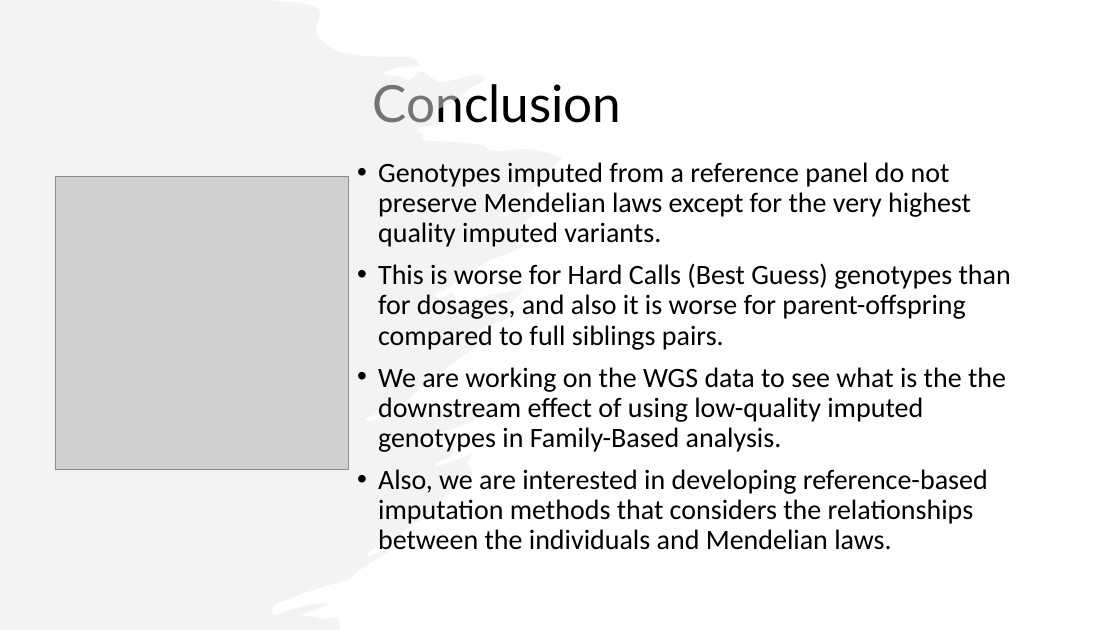
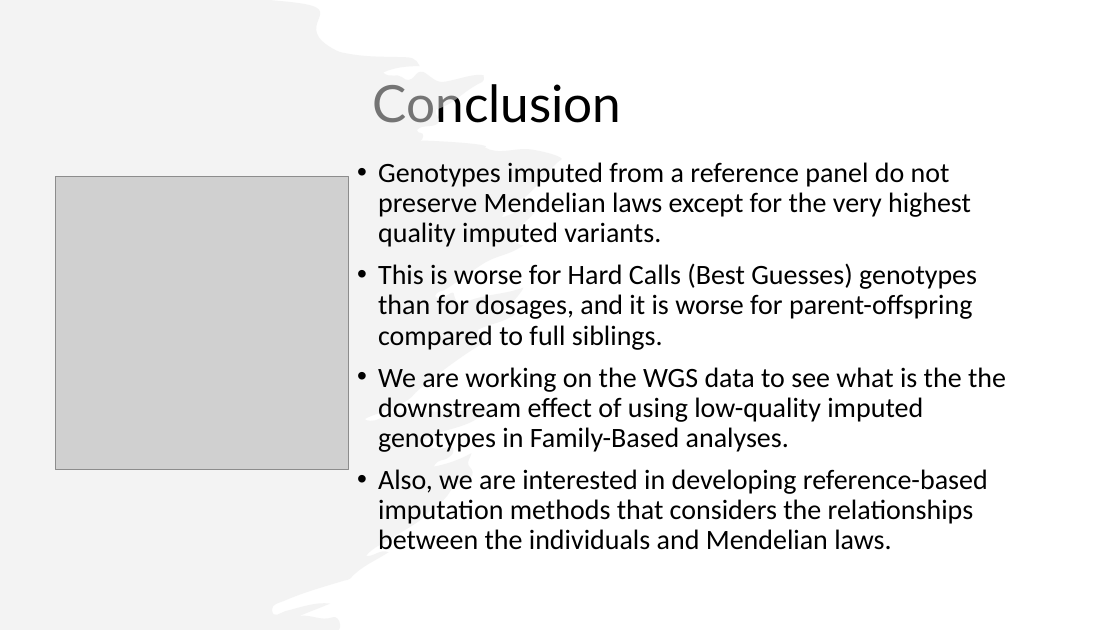
Before and after one commit to imahdimir/18A241013_impact_of_imputation_quality_IGSS_Talk_Oct24_Stanford, a slide deck: slide 14 of v4_IGSS_2_new plots/v4.pptx (slide 11 before the commit). Drawn at 1120x630 pixels with LibreOffice and Linux fonts; fonts in the diff are those of the drawing; grey boxes stand for pictures. Boxes give left, top, right and bottom in pixels: in the first picture for what was removed or moved away, otherwise in the second. Text is boxed around its words. In the diff, an @@ line names an element or a change of style, - is before the commit and + after.

```diff
--- a/v4_IGSS_2_new plots/v4.pptx
+++ b/v4_IGSS_2_new plots/v4.pptx
@@ text at (378, 263, 1006, 452): text changed @@
-• This is worse for Hard Calls (Best Guess) genotypes than for dosages, and also it is worse for parent-offspring compared to full siblings pairs.
-• We are working on the WGS data to see what is the the downstream effect of using low-quality imputed genotypes in Family-Based analysis.
+• This is worse for Hard Calls (Best Guesses) genotypes than for dosages, and it is worse for parent-offspring compared to full siblings.
+• We are working on the WGS data to see what is the the downstream effect of using low-quality imputed genotypes in Family-Based analyses.
```
Also in this commit, not shown: 4 other slides changed, 3 slides added, 5 other files.
